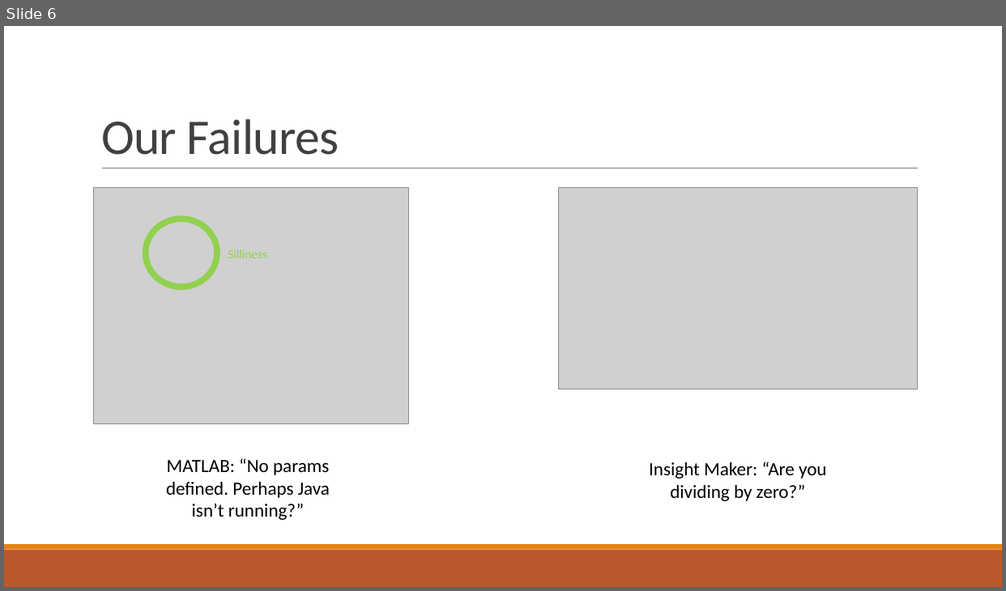
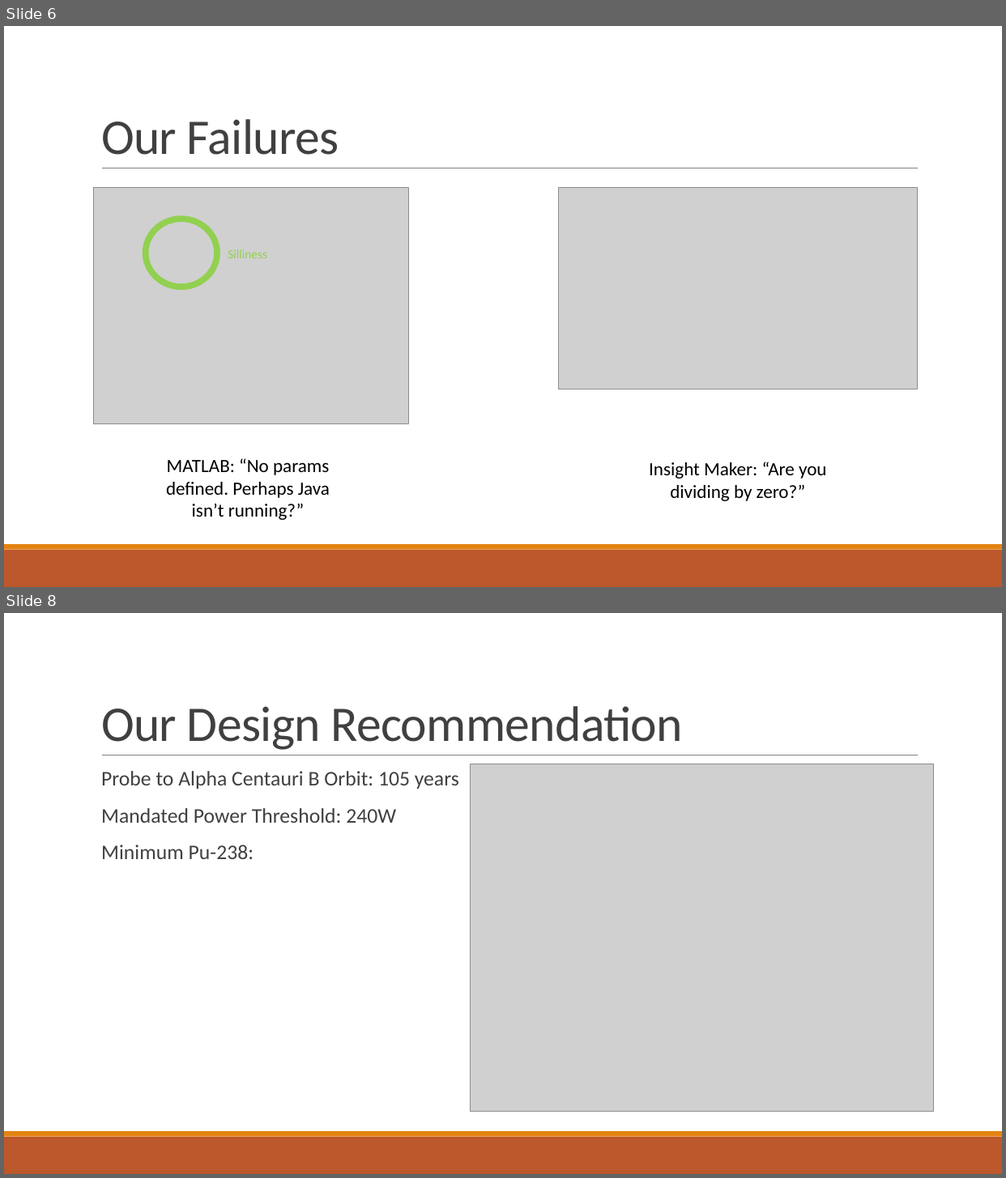
Before and after one commit to aehoppe/RTG, a slide deck: On RTG Design.pptx. Shown one above the other, each under a label of ours: slide 6 before the commit, slides 6 and 8 after it; the slides between them are not shown. The pictures are 1006x591 and 1006x1178 pixels, drawn with LibreOffice and Linux fonts; fonts in the diff are those of the drawing; grey boxes stand for pictures. Boxes give left, top, right and bottom in pixels: in the first picture for what was removed or moved away, otherwise in the second. Text is boxed around its words. In the diff, an @@ line names an element or a change of style, - is before the commit and + after.

Commit message:
Added a slide for what we learned from matlab and insight maker fuckery and also added trip to Alpha Centauri slide

```diff
--- a/On RTG Design.pptx
+++ b/On RTG Design.pptx
@@ slide 8 added at (x1=4, y1=613, x2=1002, y2=1174), background #FFFFFF; not listed: 3 template elements that a slide beside it also shows @@
@@ title added at (x1=101, y1=706, x2=683, y2=750), 48 pt, text #404040 @@
+Our Design Recommendation
@@ text added at (x1=101, y1=771, x2=459, y2=859), 20 pt, text #404040 @@
+  Probe to Alpha Centauri B Orbit: 105 years
+  Mandated Power Threshold: 240W
+  Minimum Pu-238:
@@ picture added at (x1=470, y1=764, x2=933, y2=1112) @@
```
Also in this commit, not shown: 2 slides changed, 1 slide removed.
